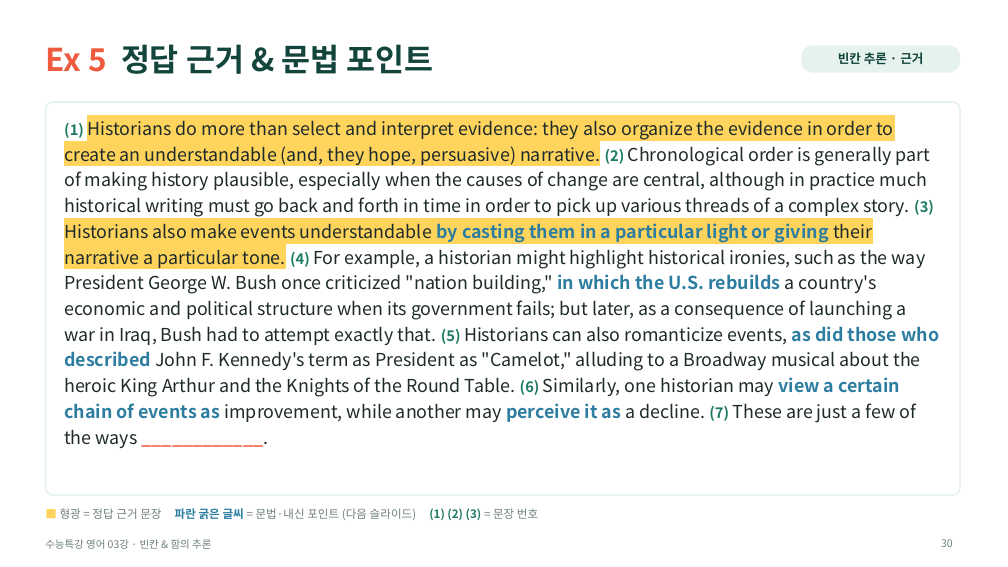
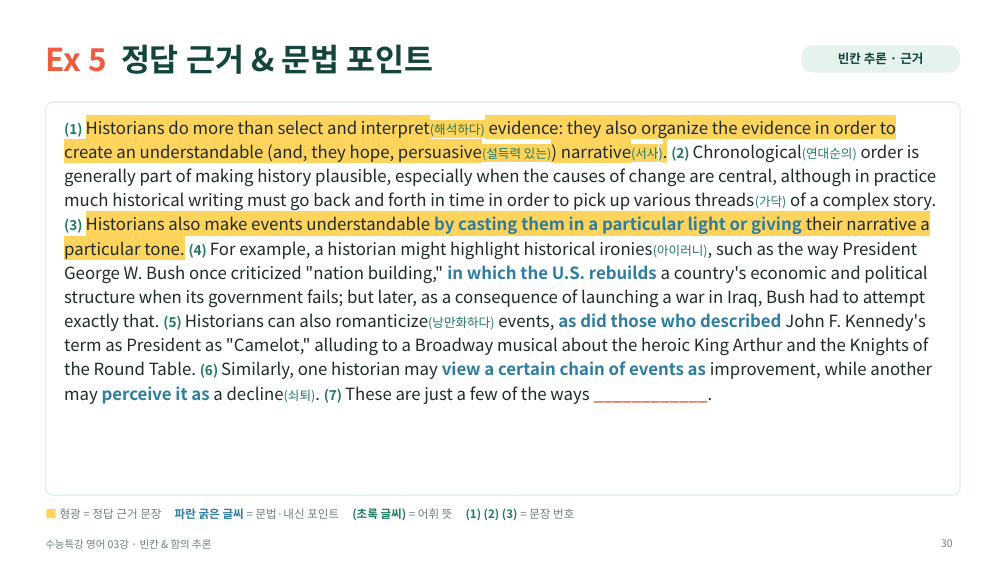
Before and after one commit to HUFSDavid/HUFSDavid, a slide deck: slide 30 of 수능특강_영어_03강_수업PPT.pptx. Drawn at 1008x567 pixels with LibreOffice and Linux fonts; fonts in the diff are those of the drawing. Boxes give left, top, right and bottom in pixels: in the first picture for what was removed or moved away, otherwise in the second. Text is boxed around its words. In the diff, an @@ line names an element or a change of style, - is before the commit and + after.

```diff
--- a/수능특강_영어_03강_수업PPT.pptx
+++ b/수능특강_영어_03강_수업PPT.pptx
@@ text at (64, 120, 937, 404): text changed; size 17 to 16 pt @@
-(1) Historians do more than select and interpret evidence: they also organize the evidence in order to create an understandable (and, they hope, persuasive) narrative. (2) Chronological order is generally part of making history plausible, especially when the causes of change are central, although in practice much historical writing must go back and forth in time in order to pick up various threads of a complex story. (3) Historians also make events understandable by casting them in a particular light or giving their narrative a particular tone. (4) For example, a historian might highlight historical ironies, such as the way President George W. Bush once criticized "nation building," in which the U.S. rebuilds a country's economic and political structure when its government fails; but later, as a consequence of launching a war in Iraq, Bush had to attempt exactly that. (5) Historians can also romanticize events, as did those who described John F. Kennedy's term as President as "Camelot," alluding to a Broadway musical about the heroic King Arthur and the Knights of the Round Table. (6) Similarly, one historian may view a certain chain of events as improvement, while another may perceive it as a decline. (7) These are just a few of the ways ____________.
+(1) Historians do more than select and interpret(해석하다) evidence: they also organize the evidence in order to create an understandable (and, they hope, persuasive(설득력 있는)) narrative(서사). (2) Chronological(연대순의) order is generally part of making history plausible, especially when the causes of change are central, although in practice much historical writing must go back and forth in time in order to pick up various threads(가닥) of a complex story. (3) Historians also make events understandable by casting them in a particular light or giving their narrative a particular tone. (4) For example, a historian might highlight historical ironies(아이러니), such as the way President George W. Bush once criticized "nation building," in which the U.S. rebuilds a country's economic and political structure when its government fails; but later, as a consequence of launching a war in Iraq, Bush had to attempt exactly that. (5) Historians can also romanticize(낭만화하다) events, as did those who described John F. Kennedy's term as President as "Camelot," alluding to a Broadway musical about the heroic King Arthur and the Knights of the Round Table. (6) Similarly, one historian may view a certain chain of events as improvement, while another may perceive it as a decline(쇠퇴). (7) These are just a few of the ways ____________.
@@ text at (60, 508, 574, 520): text changed @@
-■ 형광 = 정답 근거 문장 파란 굵은 글씨 = 문법·내신 포인트 (다음 슬라이드) (1) (2) (3) = 문장 번호
+■ 형광 = 정답 근거 문장 파란 굵은 글씨 = 문법·내신 포인트 (초록 글씨) = 어휘 뜻 (1) (2) (3) = 문장 번호
```
Also in this commit, not shown: 11 other slides changed.
